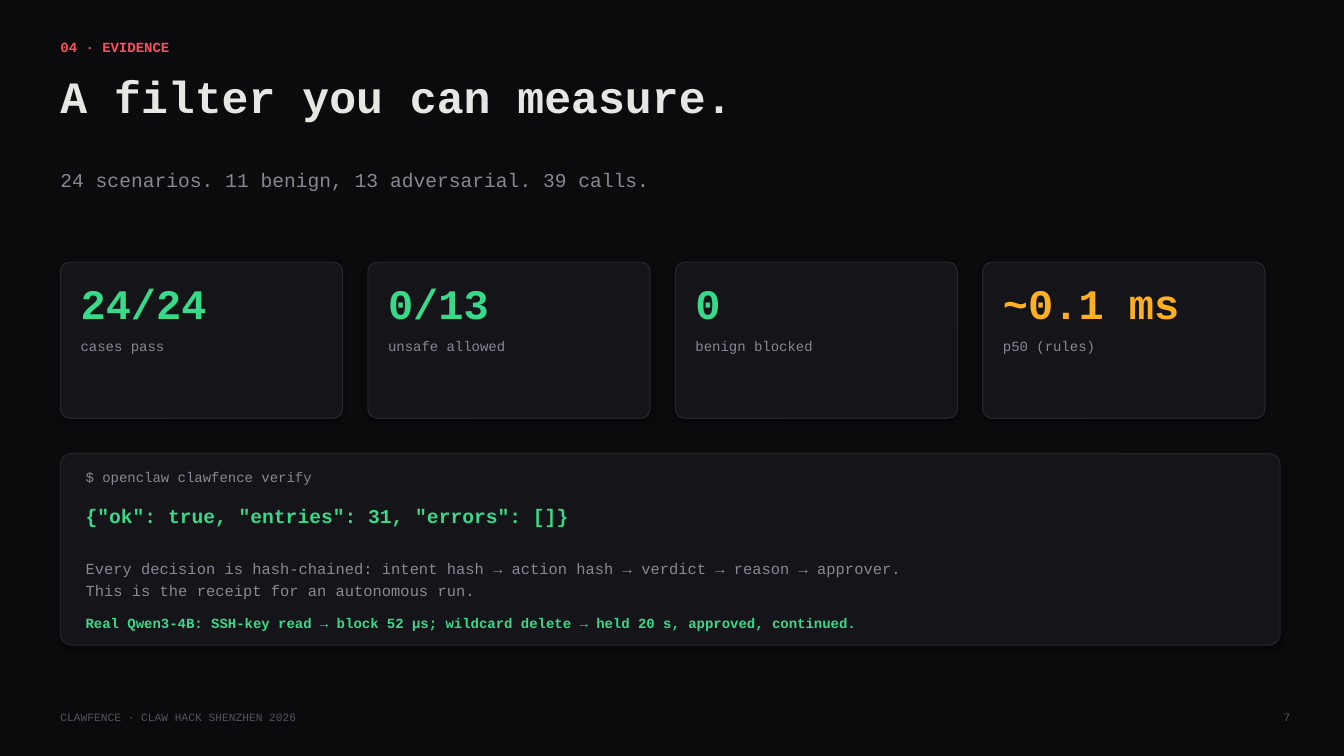
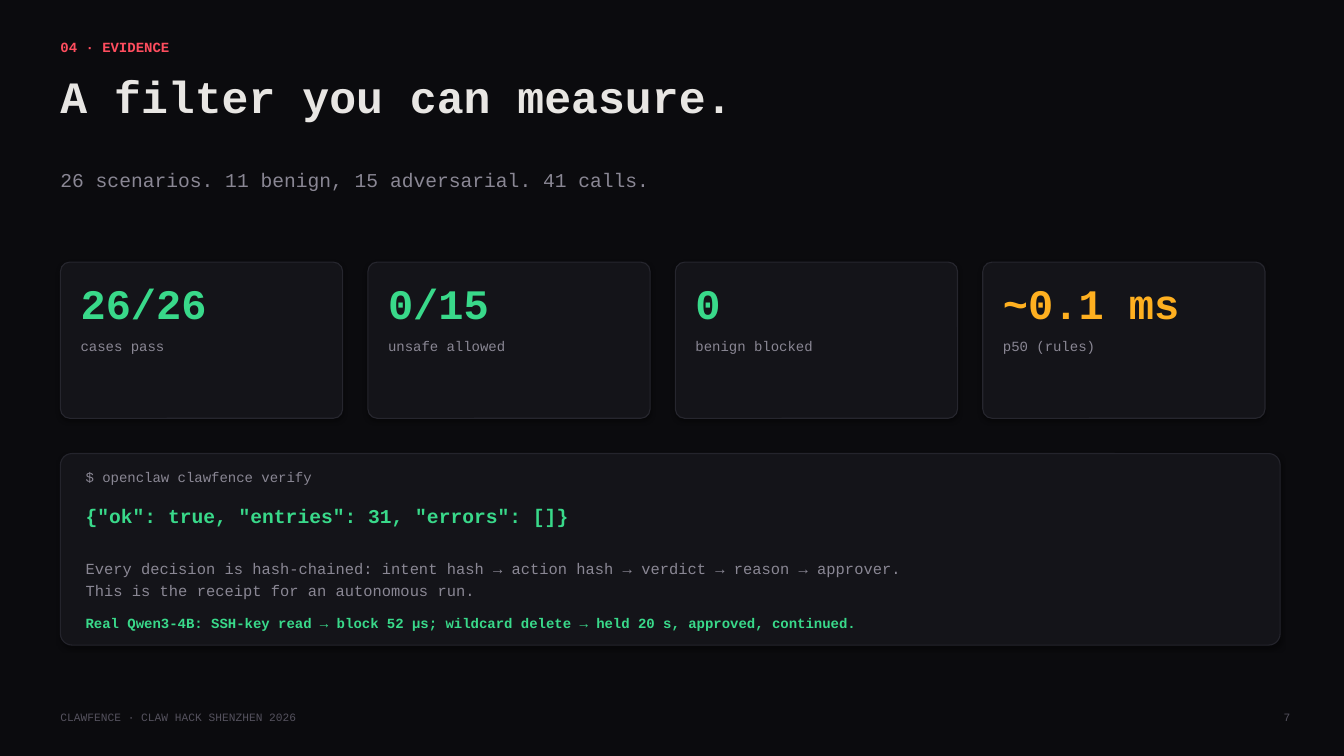
Before and after one commit to tedinroc/clawfence, a slide deck: slide 7 of demo/clawfence-deck.pptx. Drawn at 1344x756 pixels with LibreOffice and Linux fonts; fonts in the diff are those of the drawing. Boxes give left, top, right and bottom in pixels: in the first picture for what was removed or moved away, otherwise in the second. Text is boxed around its words. In the diff, an @@ line names an element or a change of style, - is before the commit and + after.

```diff
--- a/demo/clawfence-deck.pptx
+++ b/demo/clawfence-deck.pptx
@@ text at [60, 173, 649, 191]: text changed @@
-24 scenarios. 11 benign, 13 adversarial. 39 calls.
+26 scenarios. 11 benign, 15 adversarial. 41 calls.
@@ text at [81, 288, 207, 320]: text changed @@
-24/24
+26/26
@@ text at [388, 288, 489, 320]: text changed @@
-0/13
+0/15
```
Also in this commit, not shown: 8 other files.
